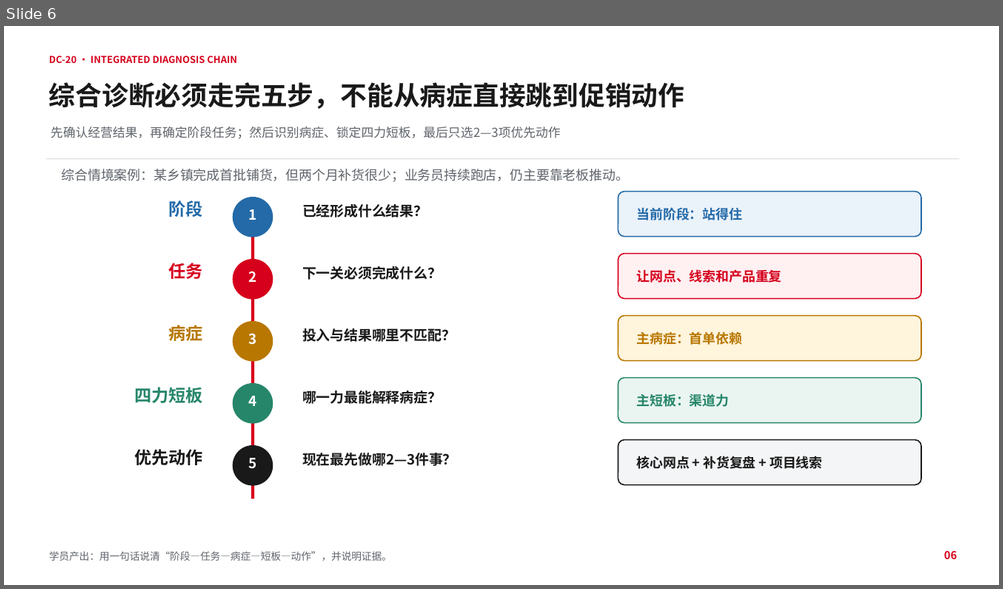
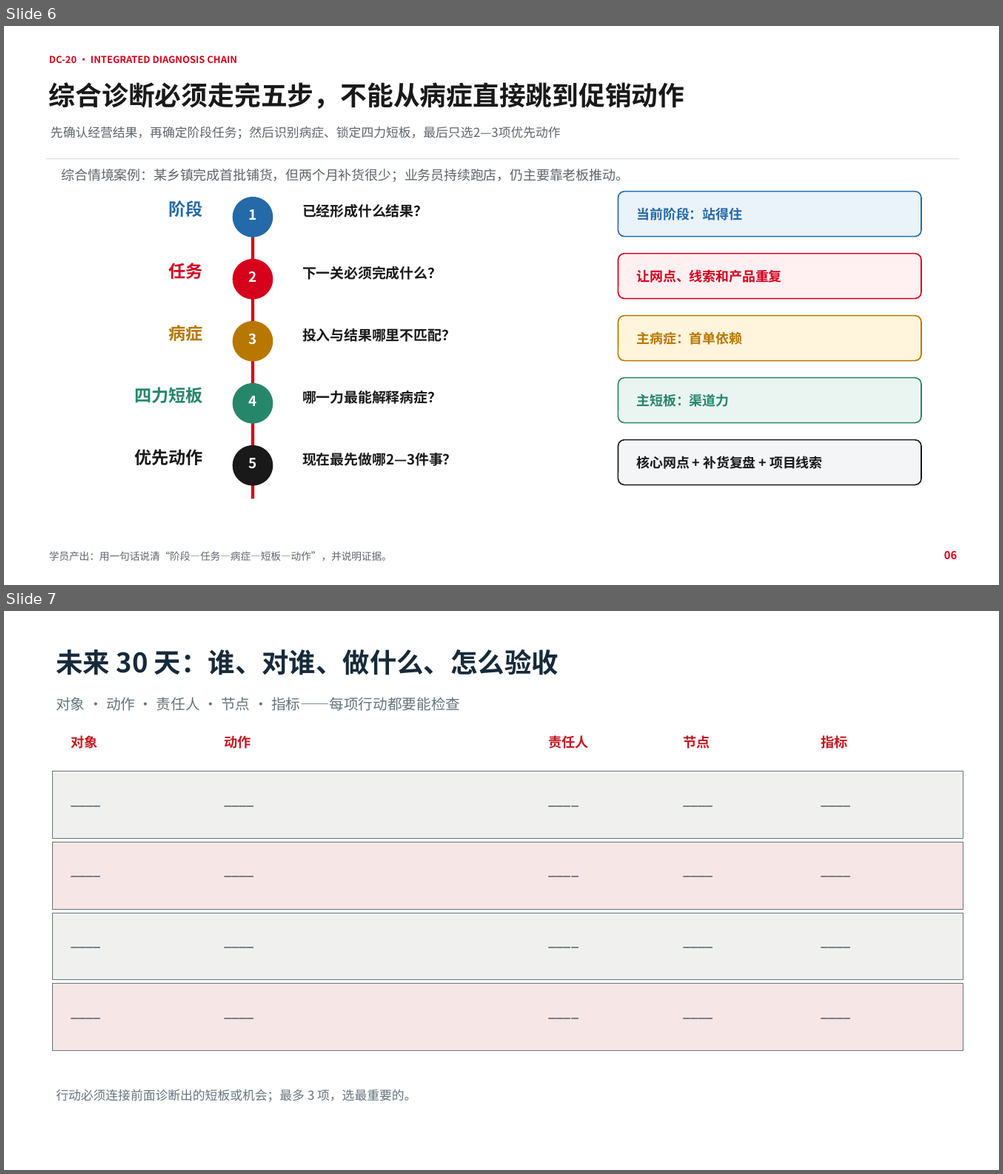
Before and after one commit to swefner/company-ppt-skills, a slide deck: domains/yuhong/assets/components/yuhong-county-course-components-branded.pptx. Shown one above the other, each under a label of ours: slide 6 before the commit, slides 6 and 7 after it. The pictures are 1003x589 and 1003x1174 pixels, drawn with LibreOffice and Linux fonts; fonts in the diff are those of the drawing; background and template pictures are left out. Boxes give left, top, right and bottom in pixels: in the first picture for what was removed or moved away, otherwise in the second. Text is boxed around its words. In the diff, an @@ line names an element or a change of style, - is before the commit and + after.

```diff
--- a/domains/yuhong/assets/components/yuhong-county-course-components-branded.pptx
+++ b/domains/yuhong/assets/components/yuhong-county-course-components-branded.pptx
@@ slide 7 added at [4,611,999,1170], background picture (left out) @@
@@ text added at [56,649,558,675], 26 pt, text #172A3A, bold @@
+未来 30 天：谁、对谁、做什么、怎么验收
@@ text added at [56,697,460,711], 14 pt, text #66747C @@
+对象 · 动作 · 责任人 · 节点 · 指标——每项行动都要能检查
@@ text added at [71,735,98,749], 13 pt, text #C61720, bold @@
+对象
@@ text added at [224,735,250,749], 13 pt, text #C61720, bold @@
+动作
@@ text added at [549,735,589,749], 13 pt, text #C61720, bold @@
+责任人
@@ text added at [683,735,709,749], 13 pt, text #C61720, bold @@
+节点
@@ text added at [821,735,848,749], 13 pt, text #C61720, bold @@
+指标
@@ rectangle added at [53,772,963,839], fill #F0F1EF, outline #66747C 0.75 pt @@
@@ text added at [64,788,205,817], 13 pt, text #172A3A @@
+____
@@ text added at [216,788,530,817], 13 pt, text #172A3A @@
+____
@@ text added at [541,788,668,817], 13 pt, text #172A3A @@
+____
@@ text added at [675,788,802,817], 13 pt, text #172A3A @@
+____
@@ text added at [814,788,978,817], 13 pt, text #172A3A @@
+____
@@ rectangle added at [53,843,963,909], fill #F7E6E6, outline #66747C 0.75 pt @@
@@ text added at [64,859,205,889], 13 pt, text #172A3A @@
+____
@@ text added at [216,859,530,889], 13 pt, text #172A3A @@
+____
@@ text added at [541,859,668,889], 13 pt, text #172A3A @@
+____
@@ text added at [675,859,802,889], 13 pt, text #172A3A @@
+____
@@ text added at [814,859,978,889], 13 pt, text #172A3A @@
+____
@@ rectangle added at [53,913,963,980], fill #F0F1EF, outline #66747C 0.75 pt @@
@@ text added at [64,930,205,960], 13 pt, text #172A3A @@
+____
@@ text added at [216,930,530,960], 13 pt, text #172A3A @@
+____
@@ text added at [541,930,668,960], 13 pt, text #172A3A @@
+____
@@ text added at [675,930,802,960], 13 pt, text #172A3A @@
+____
@@ text added at [814,930,978,960], 13 pt, text #172A3A @@
+____
@@ rectangle added at [53,984,963,1051], fill #F7E6E6, outline #66747C 0.75 pt @@
@@ text added at [64,1000,205,1031], 13 pt, text #172A3A @@
+____
@@ text added at [216,1000,530,1031], 13 pt, text #172A3A @@
+____
@@ text added at [541,1000,668,1031], 13 pt, text #172A3A @@
+____
@@ text added at [675,1000,802,1031], 13 pt, text #172A3A @@
+____
@@ text added at [814,1000,978,1031], 13 pt, text #172A3A @@
+____
@@ text added at [56,1090,416,1102], 12 pt, text #66747C @@
+行动必须连接前面诊断出的短板或机会；最多 3 项，选最重要的。
```
Also in this commit, not shown: 13 other files.
